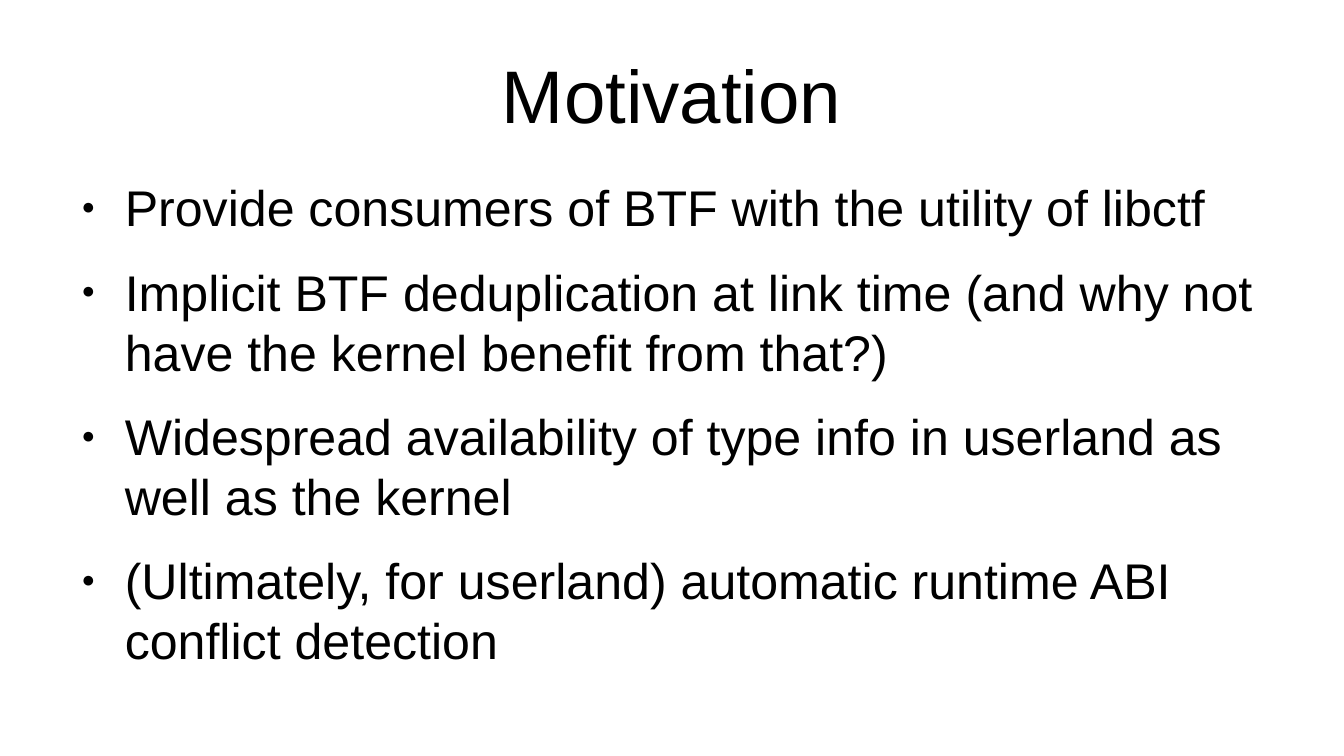
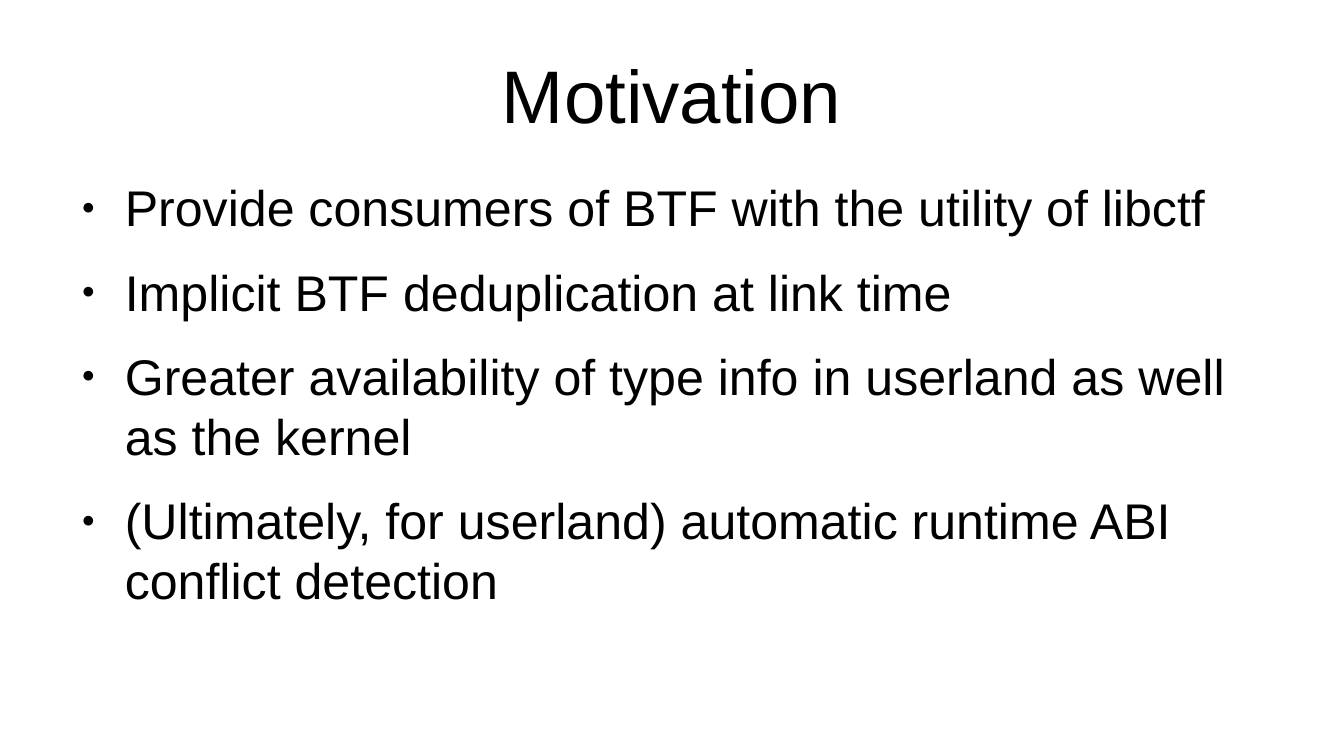
Before and after one commit to peter-shoes/lsfmm_slides, a slide deck: slide 3 of ctf_lsfmm.odp. Drawn at 1344x756 pixels with LibreOffice and Linux fonts; fonts in the diff are those of the drawing. Boxes give left, top, right and bottom in pixels: in the first picture for what was removed or moved away, otherwise in the second. Text is boxed around its words. In the diff, an @@ line names an element or a change of style, - is before the commit and + after.

```diff
--- a/ctf_lsfmm.odp
+++ b/ctf_lsfmm.odp
@@ text at [125,274,1224,456]: text changed @@
-● Implicit BTF deduplication at link time (and why not have the kernel benefit from that?)
-● Widespread availability of type info in userland as well as the kernel
+● Implicit BTF deduplication at link time
+● Greater availability of type info in userland as well as the kernel
```
Also in this commit, not shown: 9 other slides changed, 1 slide added, 2 slides removed.
